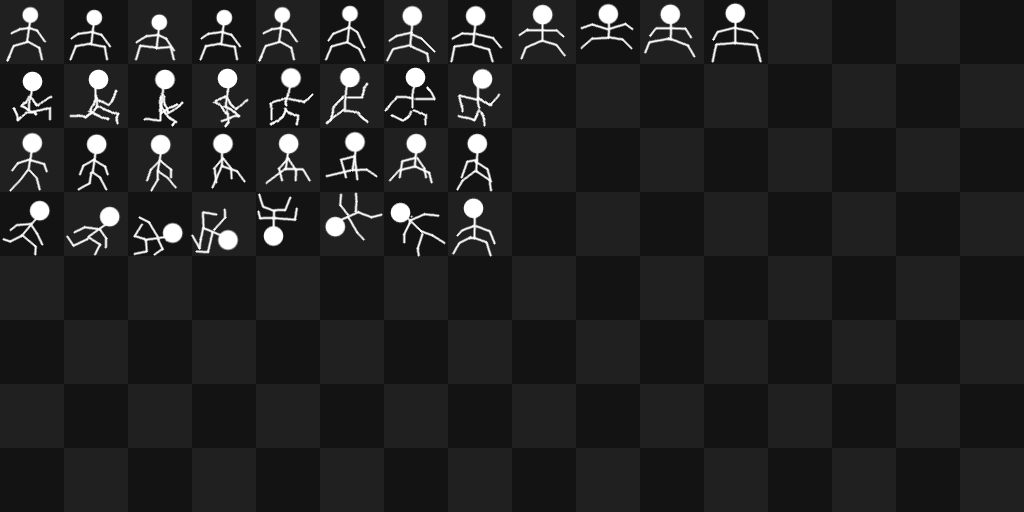
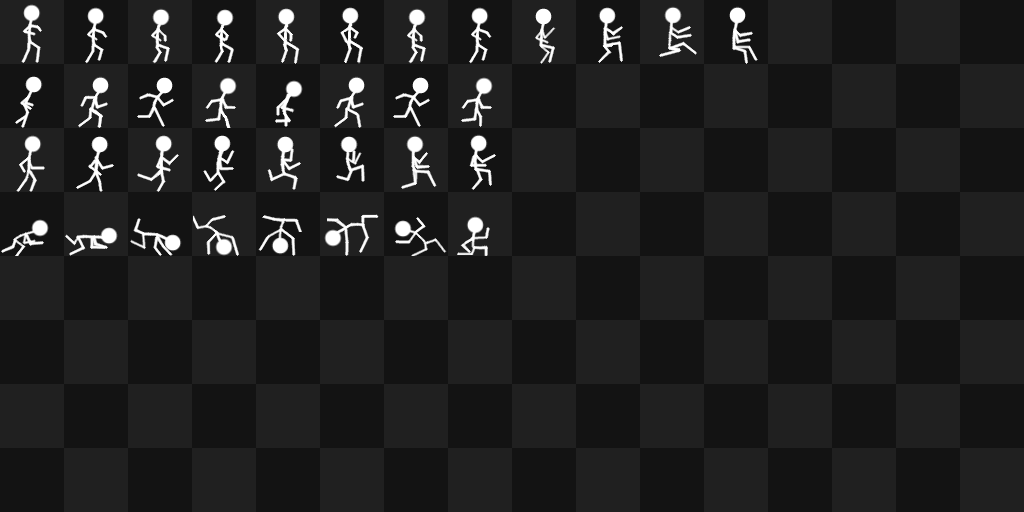
Layers edited between the first and the second w=1024, h=512 image:
renamed "jump" to "Jump", moved it above "Roll", painted on it over [9, 131, 496, 192]
renamed "roll" to "Roll", moved it above "Fall", painted on it over [1, 192, 496, 257]
renamed "fall" to "Fall", painted on it over [518, 2, 763, 64]
renamed "run" to "Run", painted on it over [12, 67, 501, 128]
renamed "idle" to "Idle", painted on it over [6, 4, 503, 64]
